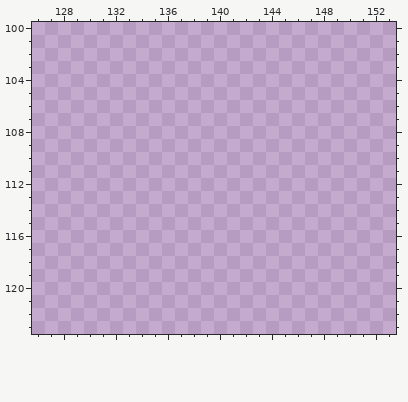
Edited in one commit: pixel-art file (assets/img/atlas.aseprite). The picture above was drawn from the file before the commit.
1000x1000 pixels, 1 frame. Shown: x 126..153, y 100..123.
And afterwards:
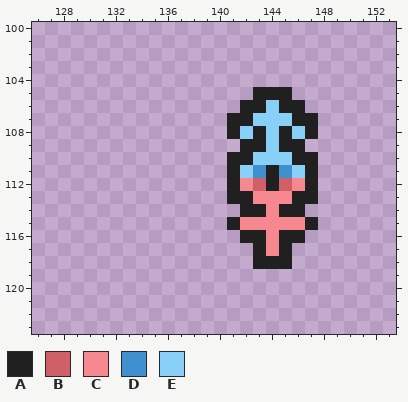
Palette (. is transparent): A #202020  B #d06068  C #f88890  D #4090d0  E #88d0f8
From old to new:
There is now colour A in row 105 at x 143 to 145; in row 106 at x 142 to 143 and 145 to 146; in row 107 at x 141 to 142 and 146 to 147; in row 108 at x 141, 143, 145 and 147; in row 109 at x 142 to 143 and 145 to 146; in row 110 at x 141 to 142 and 146 to 147.
There is now colour A in rows 111 to 112 at x 141, 144 and 147; in row 113 at x 141 to 142 and 146 to 147; in row 114 at x 142 to 143 and 145 to 146; in row 115 at x 141 and 147; in row 116 at x 142 to 143 and 145 to 146; in row 117 at x 143 and 145.
There is now colour A in row 118 at x 143 to 145.
There is now colour B in row 112 at x 143 and 145.
There is now colour C in row 112 at x 142 and 146; in row 113 at x 143 to 145; in row 114 at x 144; in row 115 at x 142 to 146; in rows 116 to 117 at x 144.
There is now colour D in row 111 at x 143 and 145.
There is now colour E in row 106 at x 144; in row 107 at x 143 to 145; in row 108 at x 142, 144 and 146; in row 109 at x 144; in row 110 at x 143 to 145; in row 111 at x 142 and 146.
Pixel boxes of the changes (left, top, right, bottom) in both pictures:
added: (227, 87, 318, 269)
